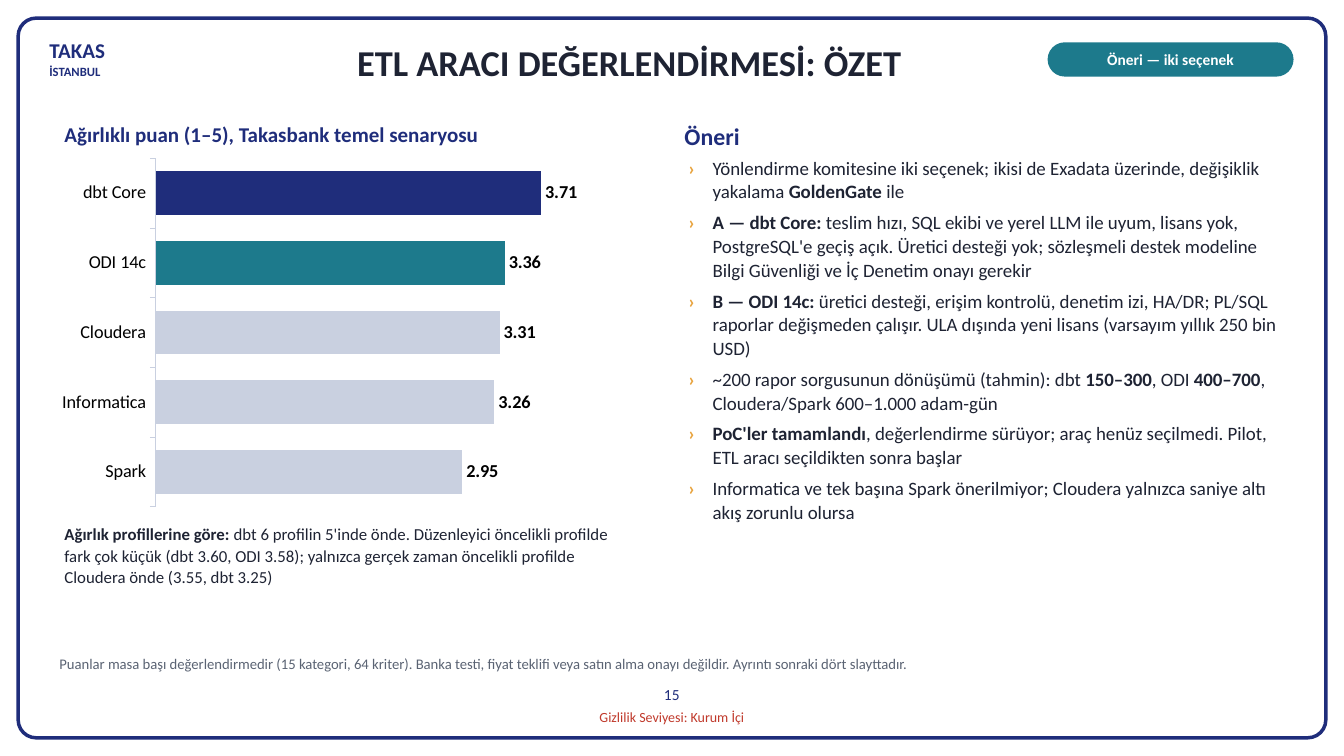
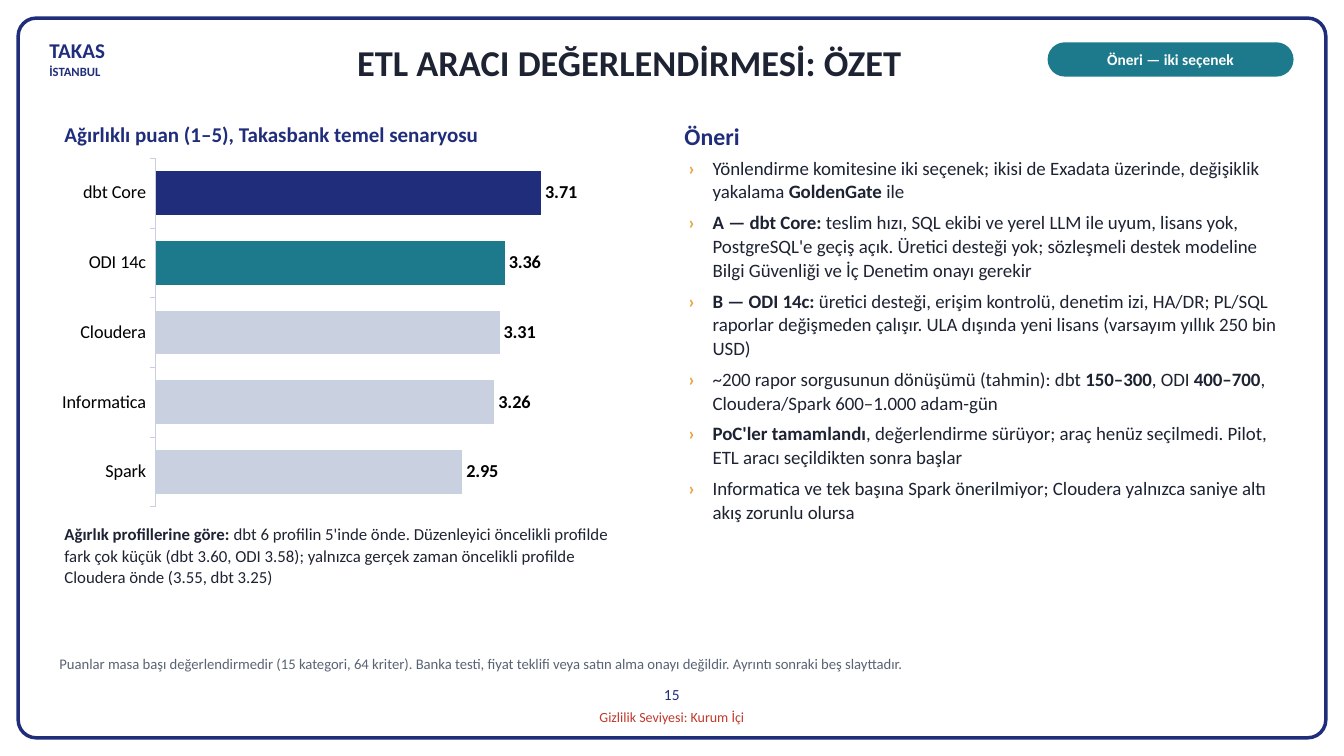
Before and after one commit to hanifidemirel0/Cursor-Projects, a slide deck: slide 15 of outputs/dwh-sunum-kasim-2026/5 - DWHSunum_Kasim2026.pptx. Drawn at 1344x756 pixels with LibreOffice and Linux fonts; fonts in the diff are those of the drawing. Boxes give left, top, right and bottom in pixels: in the first picture for what was removed or moved away, otherwise in the second. Text is boxed around its words. In the diff, an @@ line names an element or a change of style, - is before the commit and + after.

```diff
--- a/outputs/dwh-sunum-kasim-2026/5 - DWHSunum_Kasim2026.pptx
+++ b/outputs/dwh-sunum-kasim-2026/5 - DWHSunum_Kasim2026.pptx
@@ text at [59,658,902,672]: text changed @@
-Puanlar masa başı değerlendirmedir (15 kategori, 64 kriter). Banka testi, fiyat teklifi veya satın alma onayı değildir. Ayrıntı sonraki dört slayttadır.
+Puanlar masa başı değerlendirmedir (15 kategori, 64 kriter). Banka testi, fiyat teklifi veya satın alma onayı değildir. Ayrıntı sonraki beş slayttadır.
```
Also in this commit, not shown: 8 other slides changed, 1 slide added, 3 other files.
